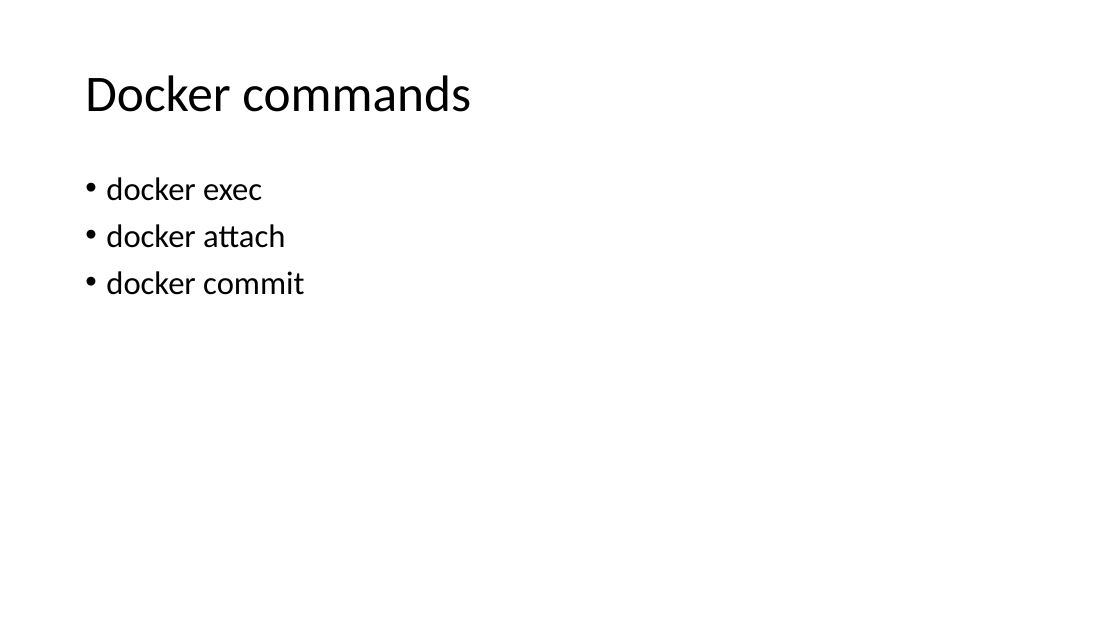
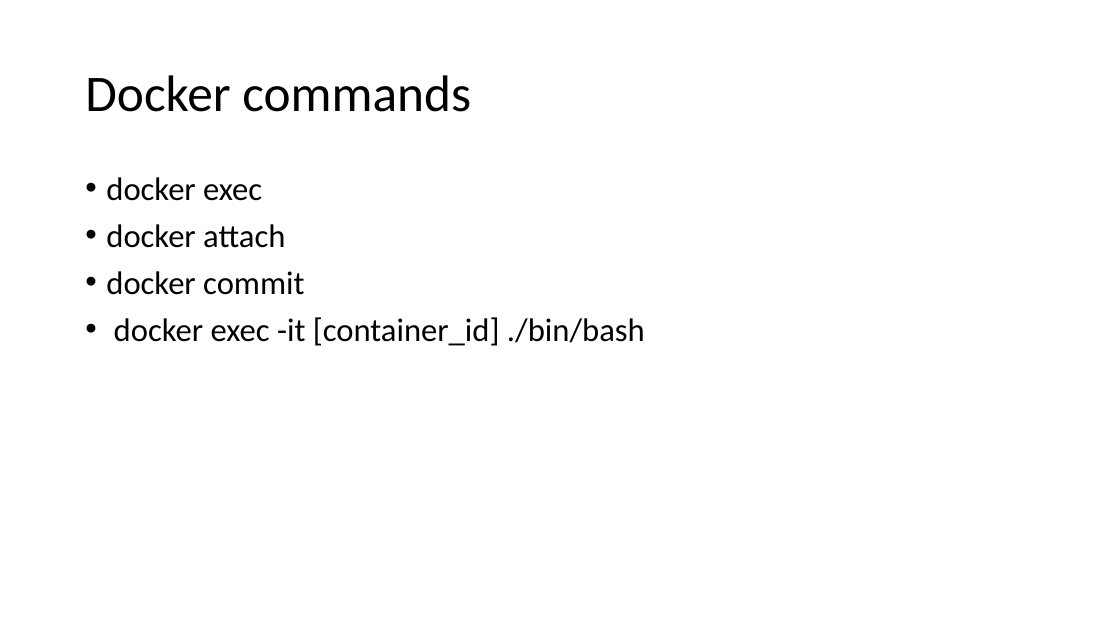
Before and after one commit to ERNICommunity/ESK-EPD-2018-Docker, a slide deck: slide 23 of slides/docker.pptx. Drawn at 1120x630 pixels with LibreOffice and Linux fonts; fonts in the diff are those of the drawing. Boxes give left, top, right and bottom in pixels: in the first picture for what was removed or moved away, otherwise in the second. Text is boxed around its words. In the diff, an @@ line names an element or a change of style, - is before the commit and + after.

```diff
--- a/slides/docker.pptx
+++ b/slides/docker.pptx
@@ text at (x1=114, y1=317, x2=645, y2=346): paragraph added @@
+• docker exec -it [container_id] ./bin/bash
```
Also in this commit, not shown: 3 other slides changed.
